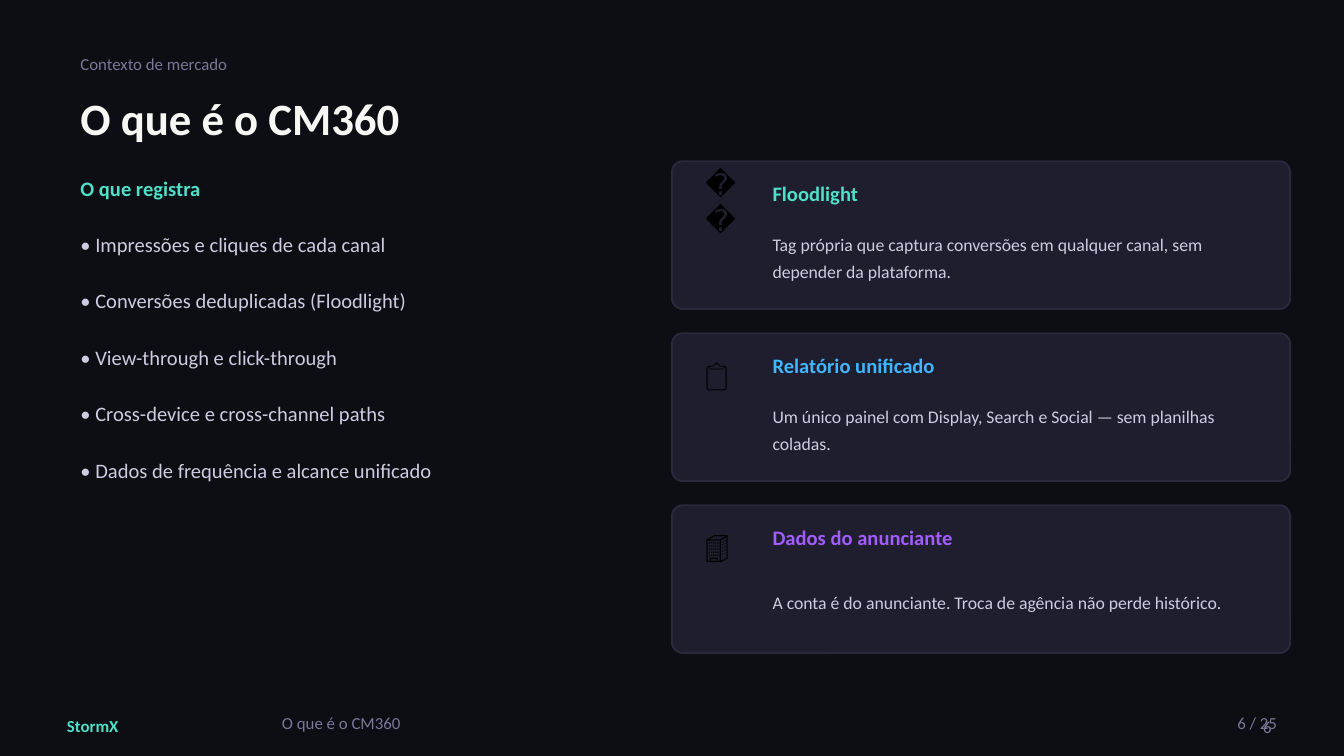
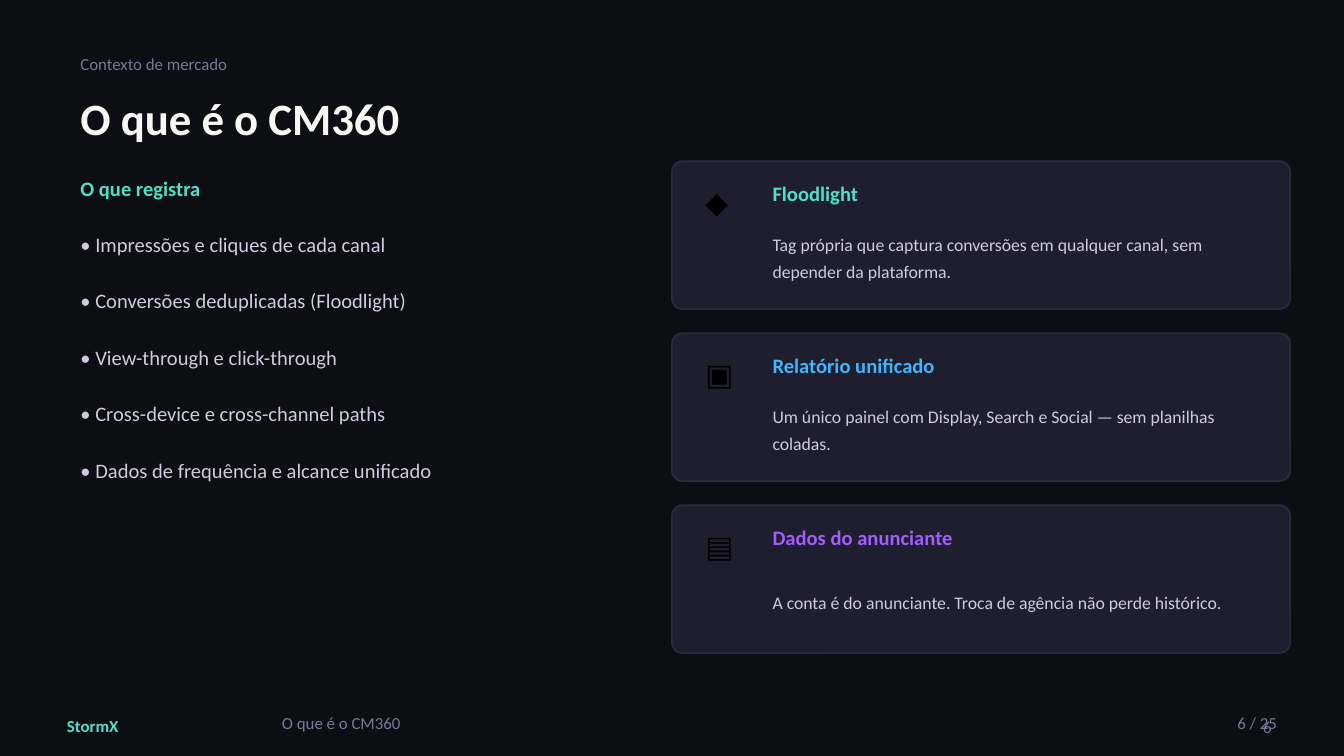
Before and after one commit to falssp/Projeto-NC, a slide deck: slide 6 of Treinamentos/CM360XFT-IN/StormX_-_CM360xFTIN_v01.pptx. Drawn at 1344x756 pixels with LibreOffice and Linux fonts; fonts in the diff are those of the drawing. Boxes give left, top, right and bottom in pixels: in the first picture for what was removed or moved away, otherwise in the second. Text is boxed around its words. In the diff, an @@ line names an element or a change of style, - is before the commit and + after.

```diff
--- a/Treinamentos/CM360XFT-IN/StormX_-_CM360xFTIN_v01.pptx
+++ b/Treinamentos/CM360XFT-IN/StormX_-_CM360xFTIN_v01.pptx
@@ text at (692, 175, 746, 228): text changed @@
-🔦
+◆
@@ text at (692, 347, 746, 401): text changed @@
-📋
+▣
@@ text at (692, 519, 746, 573): text changed @@
-🏢
+▤
```
Also in this commit, not shown: 6 other slides changed, 1 other file.
